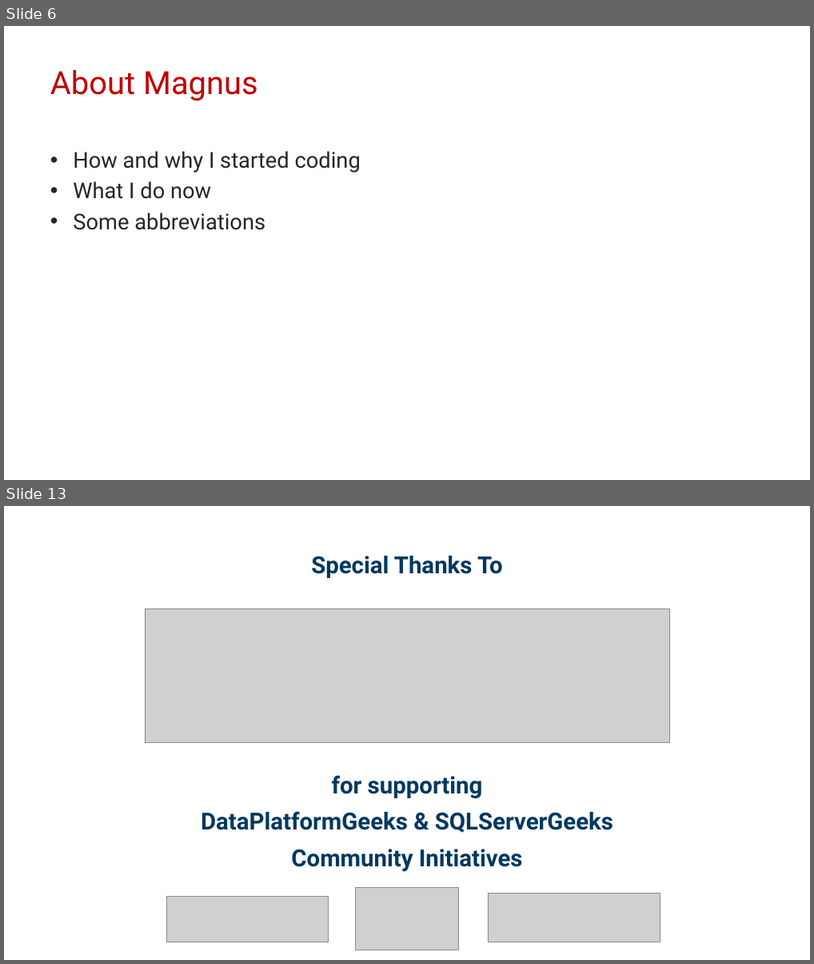
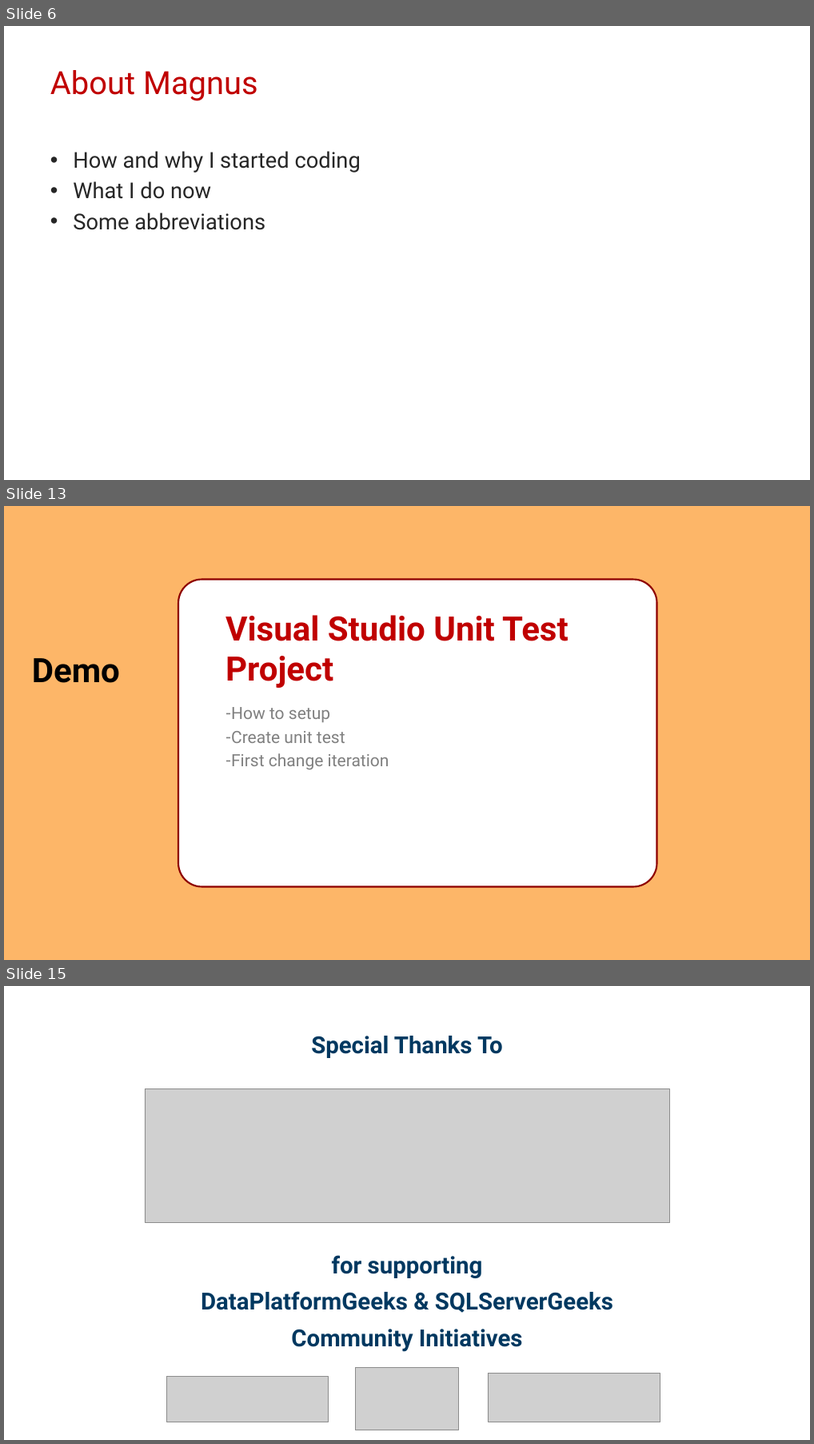
Before and after one commit to transmokopter/Presentations, a slide deck: test-driven-database-development/test-driven-database-development-dps2021.pptx. Shown one above the other, each under a label of ours: slides 6 and 13 before the commit, slides 6, 13 and 15 after it; the slides between them are not shown. The pictures are 814x964 and 814x1444 pixels, drawn with LibreOffice and Linux fonts; fonts in the diff are those of the drawing; grey boxes stand for pictures; background and template pictures are left out. Boxes give left, top, right and bottom in pixels: in the first picture for what was removed or moved away, otherwise in the second. Text is boxed around its words. In the diff, an @@ line names an element or a change of style, - is before the commit and + after.

```diff
--- a/test-driven-database-development/test-driven-database-development-dps2021.pptx
+++ b/test-driven-database-development/test-driven-database-development-dps2021.pptx
@@ slide 13 added at (4,506,810,960), background #FDB668 @@
@@ rounded rectangle added at (178,580,658,887), fill #FFFFFF, outline #8E0000 2 pt @@
@@ title added at (226,615,569,688), 40 pt, text #C00000, bold @@
+Visual Studio Unit Test Project
@@ text added at (32,658,120,683), 40 pt, text #000000, bold @@
+Demo
@@ text added at (231,707,390,770), 20 pt, text #808080 @@
+– How to setup
+– Create unit test
+– First change iteration
@@ what was slide 13 is now slide 15 @@
```
Also in this commit, not shown: 3 slides changed, 7 other slides added, 6 slides removed, 39 other files.
